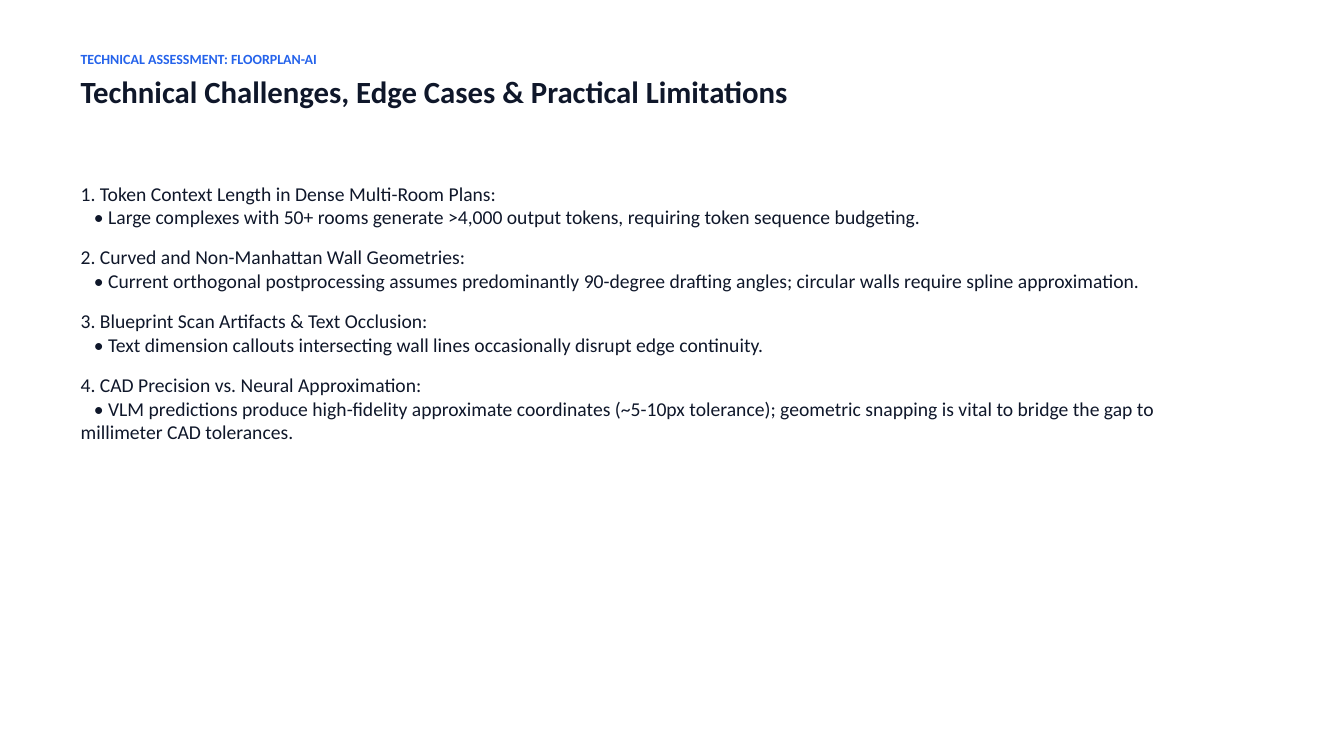
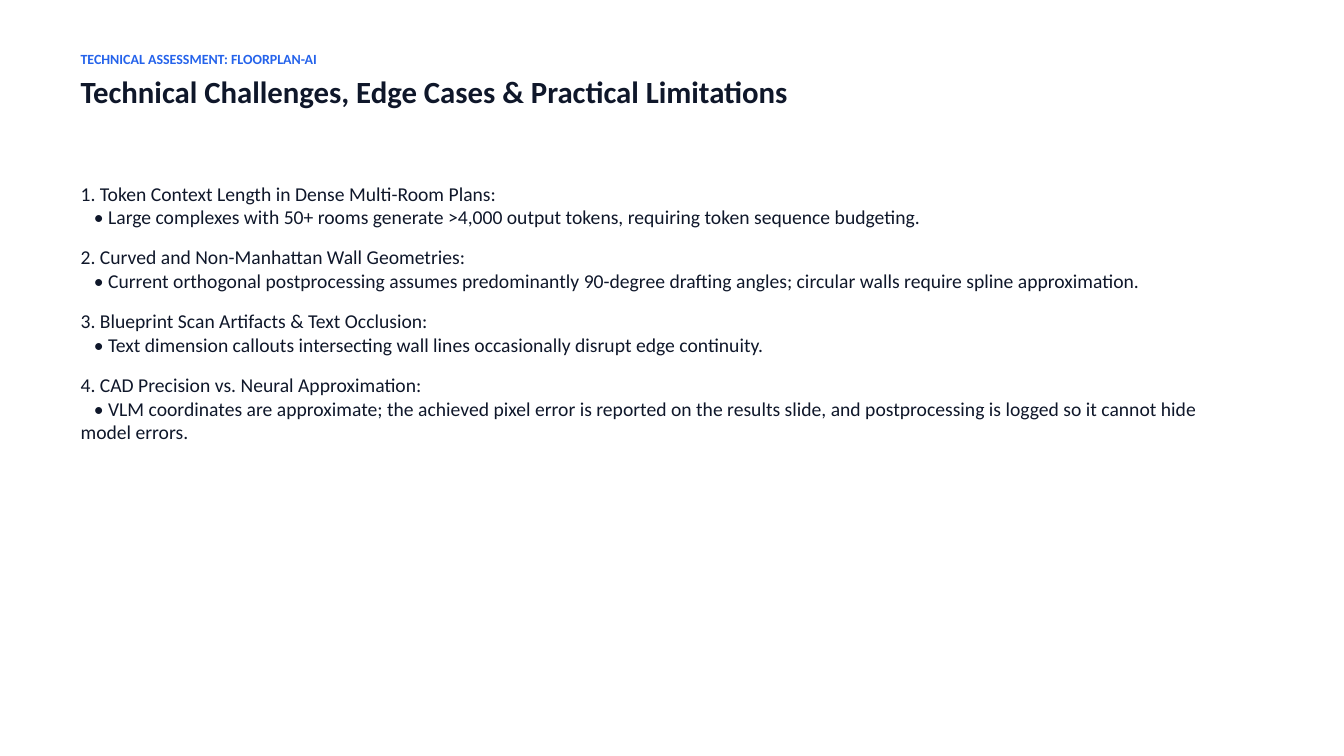
Before and after one commit to sandhiya-1234/FloorPlan-AI, a slide deck: slide 13 of presentation/Floorplan_AI_Assessment.pptx. Drawn at 1344x756 pixels with LibreOffice and Linux fonts; fonts in the diff are those of the drawing. Boxes give left, top, right and bottom in pixels: in the first picture for what was removed or moved away, otherwise in the second. Text is boxed around its words. In the diff, an @@ line names an element or a change of style, - is before the commit and + after.

```diff
--- a/presentation/Floorplan_AI_Assessment.pptx
+++ b/presentation/Floorplan_AI_Assessment.pptx
@@ text at [81,378,1196,439]: text changed @@
-4. CAD Precision vs. Neural Approximation:
-• VLM predictions produce high-fidelity approximate coordinates (~5-10px tolerance); geometric snapping is vital to bridge the gap to millimeter CAD tolerances.
+4. CAD Precision vs. Neural Approximation:
+• VLM coordinates are approximate; the achieved pixel error is reported on the results slide, and postprocessing is logged so it cannot hide model errors.
```
Also in this commit, not shown: 9 other slides changed, 1 slide added, 1 slide removed, 41 other files.
